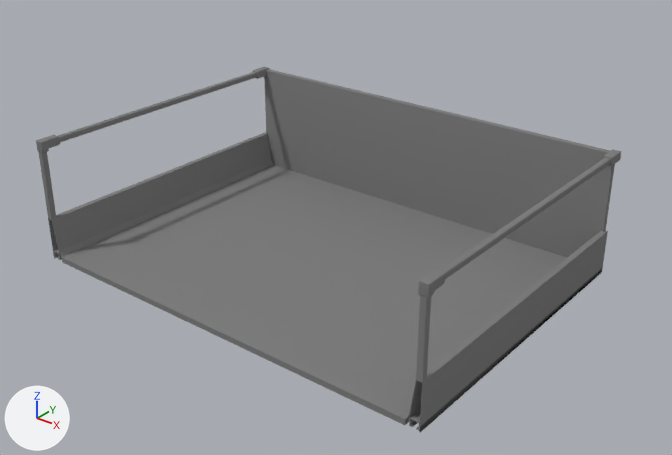
The Blender file Meshes/SM_drawer_80_214/SM_drawer_80_214.blend, before and after one commit.
The view is the same before and after, from a camera (50 mm lens) standing at (88.2, -107.2, 63.5) and looking at (2.4, 0.0, -3.0). The axes (+X, +Y, +Z) are drawn at lower left. The lights are the same throughout.

In view in the first picture: 'SM_drawer_80_214'.
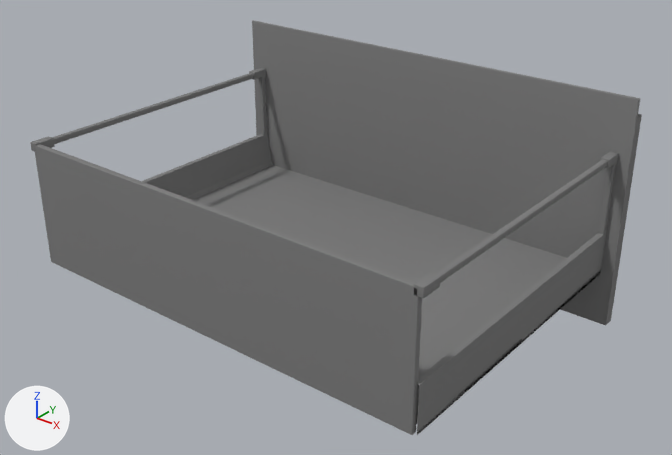
Diff of the bpy script that builds the scene:
```diff
--- a/Meshes/SM_drawer_80_214/SM_drawer_80_214.blend.py
+++ b/Meshes/SM_drawer_80_214/SM_drawer_80_214.blend.py
@@ mat_m_grey_rough_paint @@
+mat_m_grey_rough_paint = diffuse_material('M_Grey_rough_paint')
+mat_m_grey_rough_paint.base_color = (0.216, 0.216, 0.216)  # grey #808080
@@ me_sm_drawer_80_214 @@
 # used by ob_sm_drawer_80_214; location = (0.0, 0.0, 0.0)
-me_sm_drawer_80_214.from_pydata(...)  # 1305 vertices, 2545 faces; spans x -37.8..37.8, y -27.1..27.1, z -10.7..10.7
+me_sm_drawer_80_214.from_pydata(...)  # 1355 vertices, 2641 faces; spans x -39.7..39.7, y -28.2..28.2, z -19.9..19.9
+# me_sm_drawer_80_214 part 1: the loose piece of 801 vertices spanning x -37.8..37.8, y -27.1..26.6, z -10.7..10.7 is turned -180 degrees about the z axis through its middle, then moved by (0.0, -0.6, 0.0)
+# me_sm_drawer_80_214 part 2: the loose piece of 40 vertices spanning x -37.1..37.1, y 26.1..27.1, z -10.7..10.4 is turned -180 degrees about the z axis through its middle, then moved by (0.0, -54.3, 0.0)
+# me_sm_drawer_80_214 part 3: a new loose piece of 50 vertices spanning x -39.7..39.7, y 26.1..28.2, z -19.9..19.9, in mat_m_grey_rough_paint (grey #808080)
+# me_sm_drawer_80_214 part 4
+# 36 vertices are removed from x -37.5..37.5, y -27.1, z -10.5..-9.2
+# 116 faces are deleted
+# 36 vertices move within x -37.5..37.5, y 26.0, z -10.5..-9.2
+# 36 new vertices lie (0.0, -53.0, 0.0) away from vertices in x -37.5..37.5, y 26.0, z -10.5..-9.2
+# 116 new faces join them, mat_m_white_glossy_paint_001 (grey #808080)
 me_sm_drawer_80_214.materials.append(mat_m_white_glossy_paint_001)
@@ me_sm_drawer_80_214 @@
 me_sm_drawer_80_214.materials.append(mat_m_chrome_001)
+me_sm_drawer_80_214.materials.append(mat_m_grey_rough_paint)  # grey #808080
```

What differs and where, as boxes (x1, y1, x2, y2) in the pictures (672 x 455 px; the box of a moved part takes in the faces that stretch with it):
'SM_drawer_80_214', reshaped (14% taller)
    before: (36, 67, 621, 432)
    after: (30, 20, 642, 435)
part 1 of me_sm_drawer_80_214, moved or reshaped
    before: (36, 132, 608, 432)
    after: (142, 68, 619, 435)
part 2 of me_sm_drawer_80_214, moved or reshaped
    before: (264, 69, 615, 258)
    after: (35, 144, 422, 435)
part 3 of me_sm_drawer_80_214, added
    after: (252, 20, 642, 325)
part 4 of me_sm_drawer_80_214, moved or reshaped
    before: (53, 249, 421, 431)
    after: (416, 411, 418, 429)
